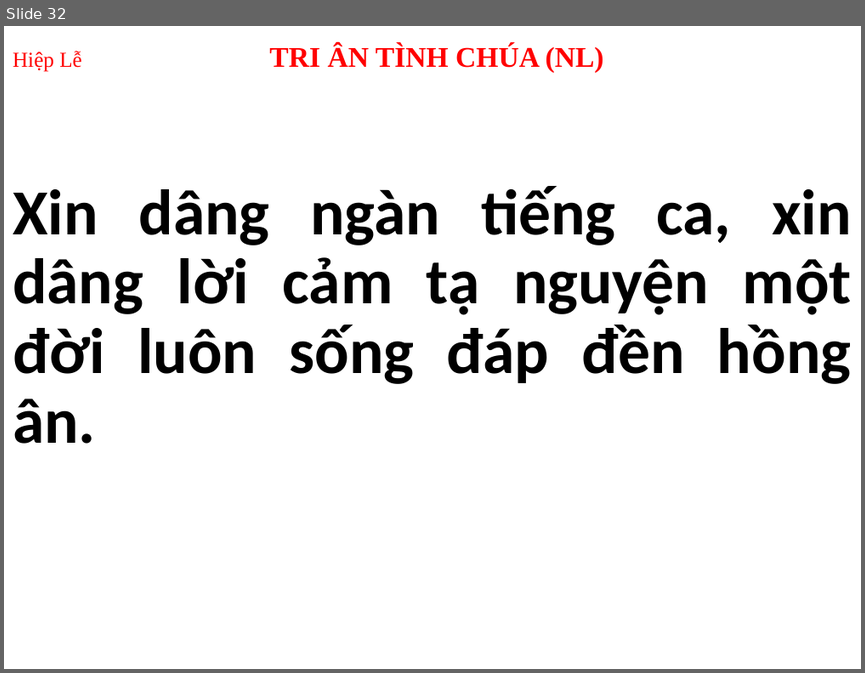
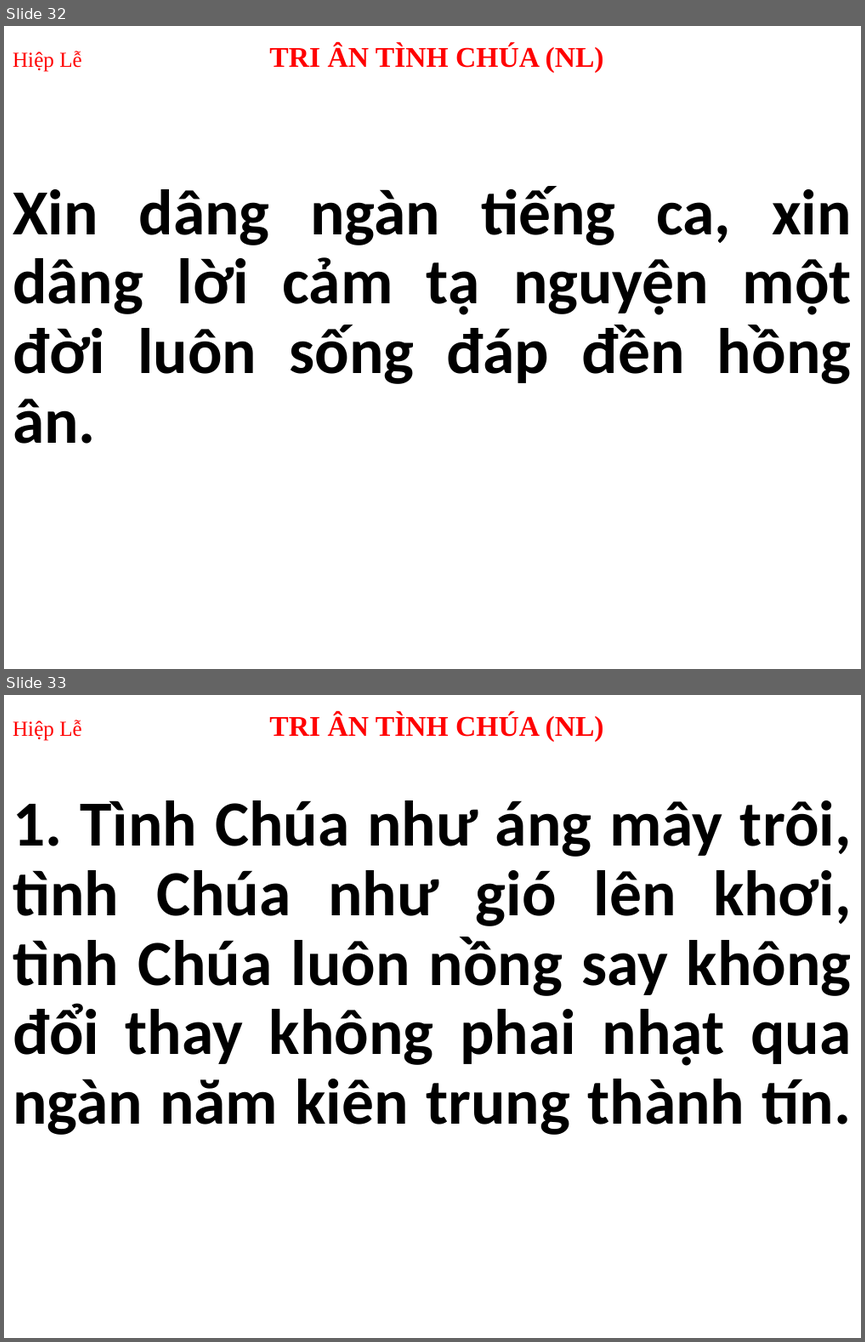
Before and after one commit to peteranh99/usb-songs, a slide deck: Thứ 3.pptx. Shown one above the other, each under a label of ours: slide 32 before the commit, slides 32 and 33 after it. The pictures are 865x673 and 865x1342 pixels, drawn with LibreOffice and Linux fonts; fonts in the diff are those of the drawing. Boxes give left, top, right and bottom in pixels: in the first picture for what was removed or moved away, otherwise in the second. Text is boxed around its words. In the diff, an @@ line names an element or a change of style, - is before the commit and + after.

```diff
--- a/Thứ 3.pptx
+++ b/Thứ 3.pptx
@@ slide 33 added at <box>4,695,861,1338</box>, background #FFFFFF @@
@@ title added at <box>12,713,604,741</box>, 24 pt, text #FF0000, bold @@
+Hiệp Lễ TRI ÂN TÌNH CHÚA (NL)
@@ subtitle added at <box>12,800,851,1134</box>, 54 pt, text #1F1F1F, bold @@
+1. Tình Chúa như áng mây trôi, tình Chúa như gió lên khơi, tình Chúa luôn nồng say không đổi thay không phai nhạt qua ngàn năm kiên trung thành tín.
```
Also in this commit, not shown: 33 other slides changed, 11 other slides added, 2 other files.
